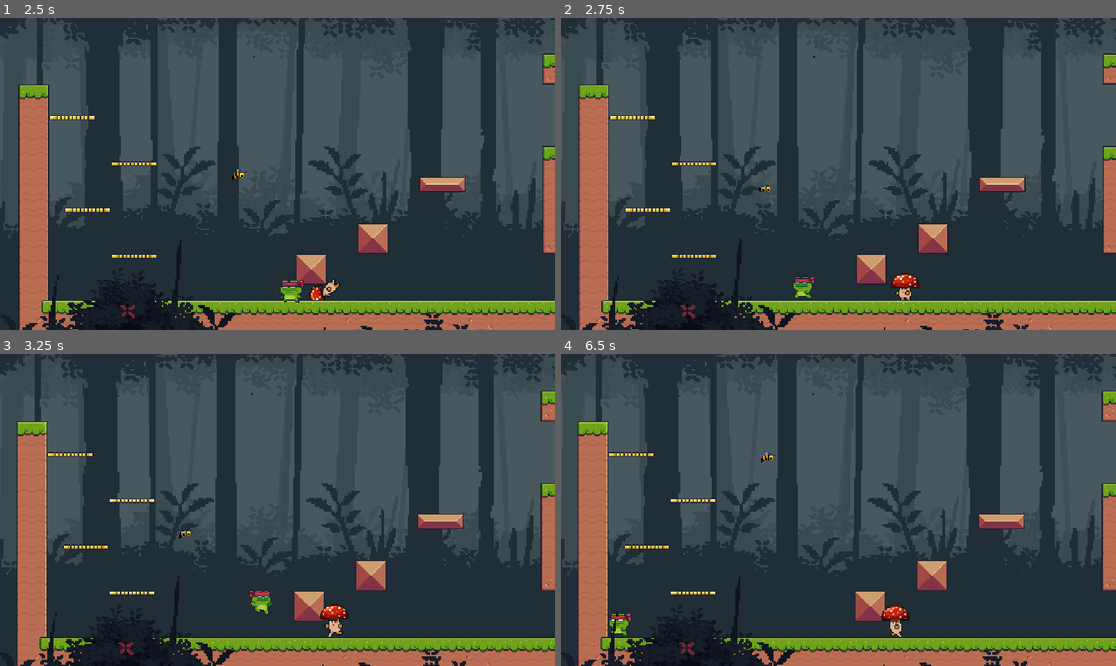
Above: before the commit, frames 1-4 (two rows, left to right).
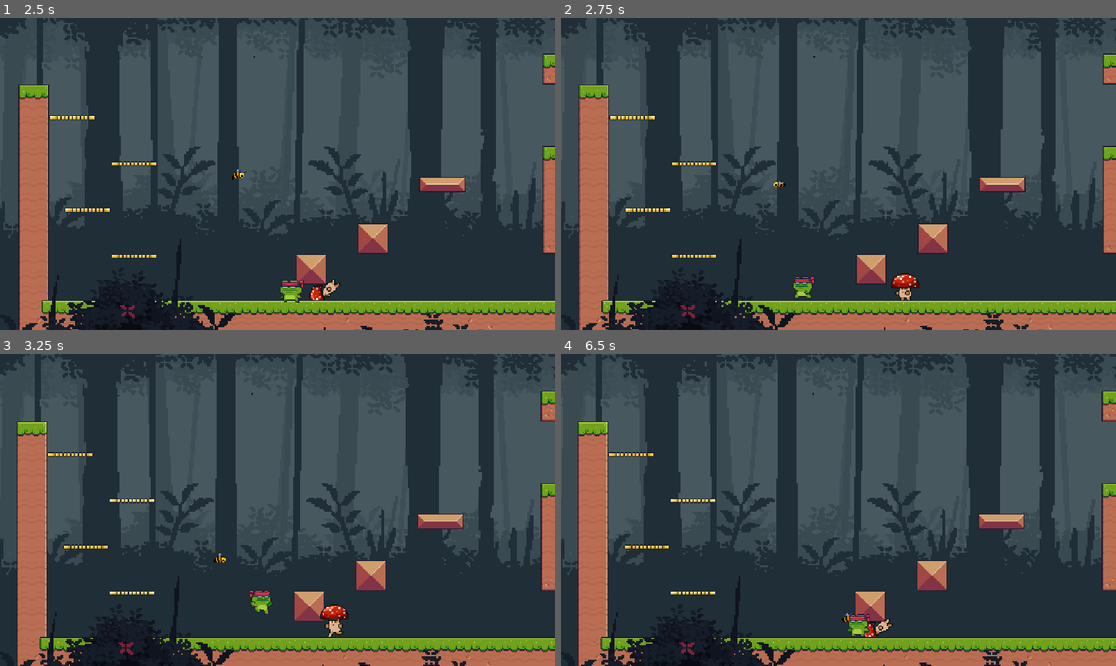
Above: after the commit, the same moments.

Repository: 3ps1ll0n/SimplePlatformer
Game: Godot game, scene res://Scenes/Game.tscn
Same seed, same stepped clock (60 frames per second), same inputs: the game is played once before the commit and once after it.
Inputs (mouse positions are in pixels of both pictures, inside the frame that each line leads up to):
- Up to frame 1 (2.5 s): move the mouse to (399, 158) at 0.52 s; hold Right (Right) 0.53-2.03 s; click (399, 158) at 0.6 s; tap Space (Jump) at 0.77, 1.52 s; move the mouse to (166, 189) at 1.27 s; tap Shift (Dash) at 1.35 s; move the mouse to (333, 105) at 2.02 s; hold Left (Left) from 2.03 s (still down); right-click (333, 105) at 2.1 s
- Up to frame 2 (2.75 s): keep holding Left (Left)
- Up to frame 3 (3.25 s): move the mouse to (249, 572) at 2.77 s; release Left (Left) at 2.78 s; hold Right (Right) from 2.78 s (still down); click (249, 572) at 2.85 s; tap Space (Jump) at 3.02 s
- Up to frame 4 (6.5 s): move the mouse to (1005, 556) at 3.52 s; tap Shift (Dash) at 3.6, 5.85 s; tap Space (Jump) at 3.77, 4.52, 6.02 s; move the mouse to (672, 463) at 4.27 s; release Right (Right) at 4.28 s; hold Left (Left) 4.28-5.03 s; right-click (672, 463) at 4.35 s; move the mouse to (866, 510) at 5.02 s; hold Right (Right) 5.03-5.78 s; click (866, 510) at 5.1 s; move the mouse to (755, 432) at 5.77 s; hold Left (Left) from 5.78 s (still down)

Frame 1 is identical in both runs. In frame 2, less than 0.1% of the frame differs, in the area x 35-41%, y 52-56%; in frame 3, less than 0.1%; in frame 4, 0.9%, in the area x 8-63%, y 31-91%.

Commit message:
tweak the bee

Diff:
--- a/Scenes/Bee.tscn
+++ b/Scenes/Bee.tscn
@@ -149,7 +149,8 @@
 z_index = 4
 script = ExtResource("2_p7668")
 search_range = 80
-detection_range = 150
+detection_range = 100
+attack_range = 30
 max_waiting_time = Vector2(0.5, 2)
 
 [node name="AnimatedSprite2D" parent="." index="0"]
--- a/Scripts/bee.gd
+++ b/Scripts/bee.gd
@@ -1,13 +1,15 @@
 extends "res://Scripts/enemy_class.gd"
 
-const SPEED = 150.0
+const SPEED = 100.0
 
 @export var search_range = 80
-@export var detection_range = 150
+@export var detection_range = 100
+@export var attack_range = 30
 @export var max_waiting_time := Vector2(0.5, 2)
 
 @onready var animated_sprite: AnimatedSprite2D = $AnimatedSprite2D
 @onready var wait_idle_time: Timer = $WaitIdleTime
+@onready var player: CharacterBody2D = %Player
 
 var wandering_point := Vector2.ZERO #Point the bee will randomly move arround
 var search_point := Vector2.ZERO #Random point the bee will go to
@@ -30,8 +32,16 @@
 
 	set_random_wait_time()
 
+func _physics_process(delta: float) -> void:
 
-func _physics_process(delta: float) -> void:
+	var distance_from_player = position.distance_to(player.position)
+
+	if distance_from_player < attack_range:
+		AI_State.ATTACKING
+	if state != AI_State.HUNTING && distance_from_player < detection_range:
+		state = AI_State.HUNTING
+
+
 
 	if state == AI_State.IDLE:
 		return
@@ -43,8 +53,19 @@
 			set_random_wait_time()
 			state = AI_State.IDLE
 		pass
+	elif state == AI_State.HUNTING:
+		var dir := player.position - position
+		velocity = dir.normalized() * SPEED
+		if distance_from_player > detection_range:
+			state = AI_State.IDLE
+			wandering_point = position
 
 	#========================================== Animation Section ==========================================
+
+	if velocity.x < 0:
+		animated_sprite.flip_h = true
+	elif velocity.x > 0:
+		animated_sprite.flip_h = false
 
 	if state == AI_State.IDLE:
 		animated_sprite.play("Idle")
